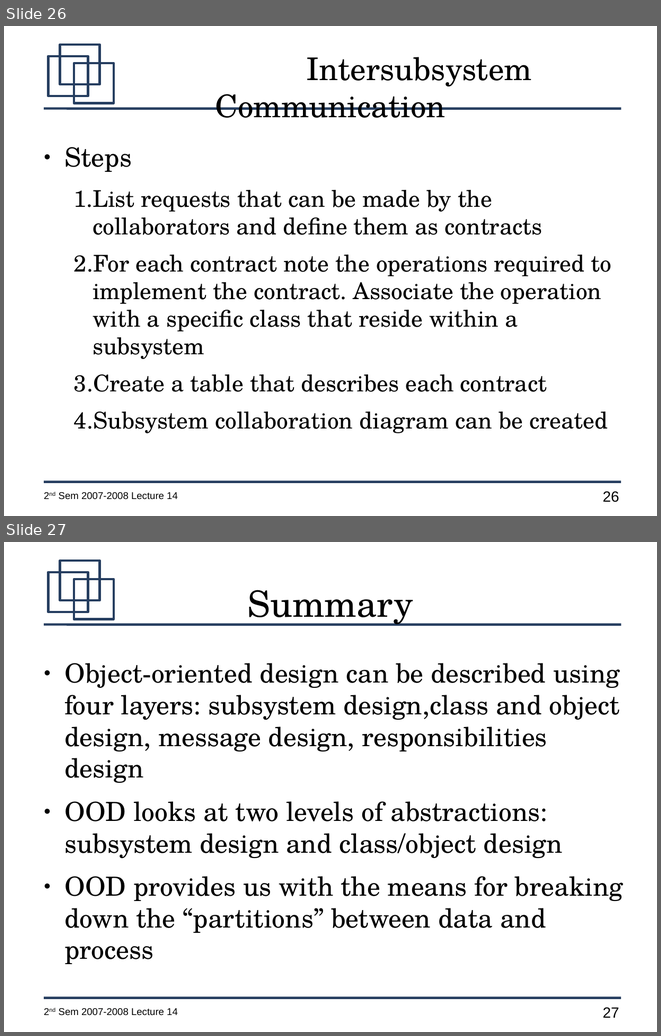
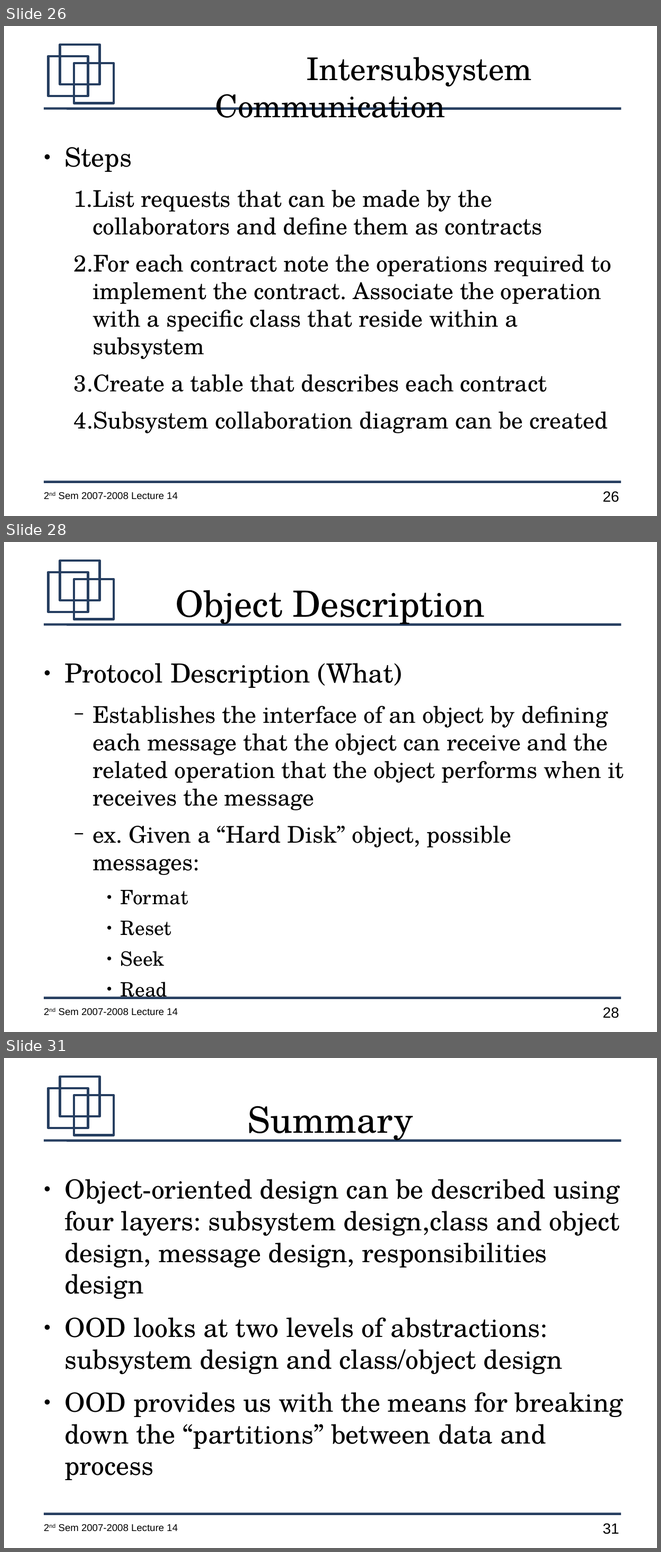
Before and after one commit to jachermocilla/jach-homepage, a slide deck: CMSC128-2nd-Sem-2007-L14.odp. Shown one above the other, each under a label of ours: slides 26 and 27 before the commit, slides 26, 28 and 31 after it; the slides between them are not shown. The pictures are 661x1036 and 661x1552 pixels, drawn with LibreOffice and Linux fonts; fonts in the diff are those of the drawing. Boxes give left, top, right and bottom in pixels: in the first picture for what was removed or moved away, otherwise in the second. Text is boxed around its words. In the diff, an @@ line names an element or a change of style, - is before the commit and + after.

```diff
--- a/CMSC128-2nd-Sem-2007-L14.odp
+++ b/CMSC128-2nd-Sem-2007-L14.odp
@@ slide 28 added at [4,542,657,1032], background #FFFFFF; not listed: 7 template elements that a slide beside it also shows @@
@@ title added at [176,590,485,626], 44 pt, text #000000 @@
+Object Description
@@ text added at [64,663,624,999], 28 pt, text #000000 @@
+● Protocol Description (What)
+  − Establishes the interface of an object by defining each message that the object can receive and the related operation that the object performs when it receives the message
+  − ex. Given a “Hard Disk” object, possible messages:
+    ● Format
+    ● Reset
+    ● Seek
+    ● Read
@@ what was slide 27 is now slide 31 @@
@@ page number at [603,1523,619,1534]: text changed @@
-27
+31
```
Also in this commit, not shown: 3 other slides added.
